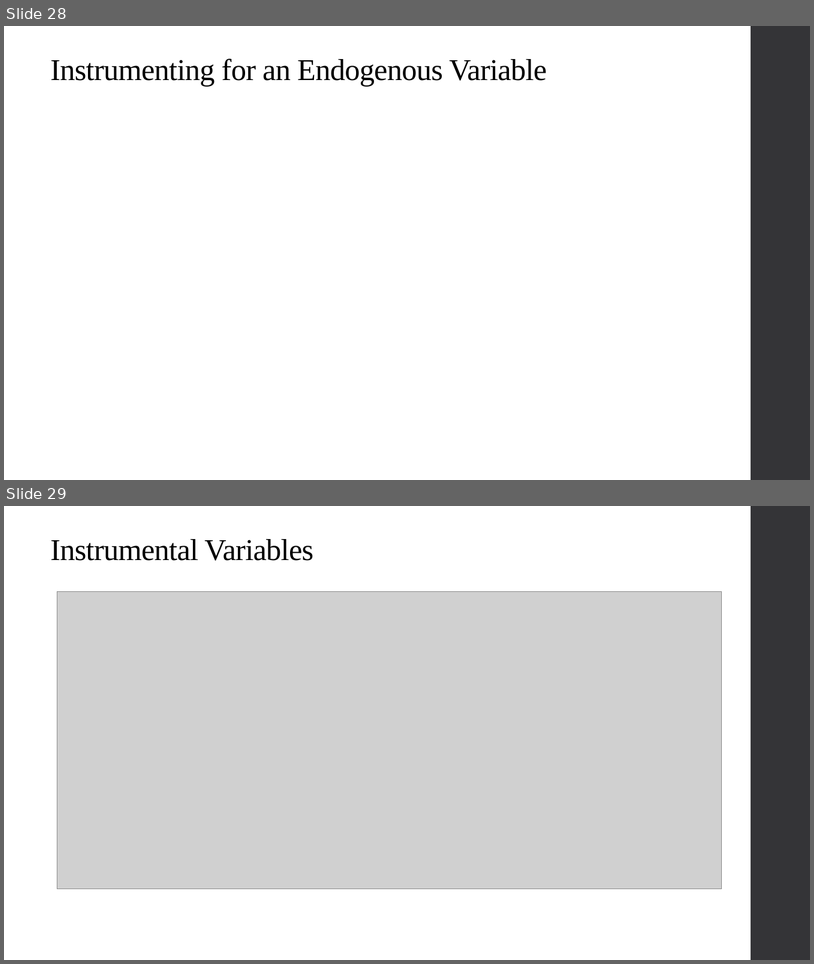
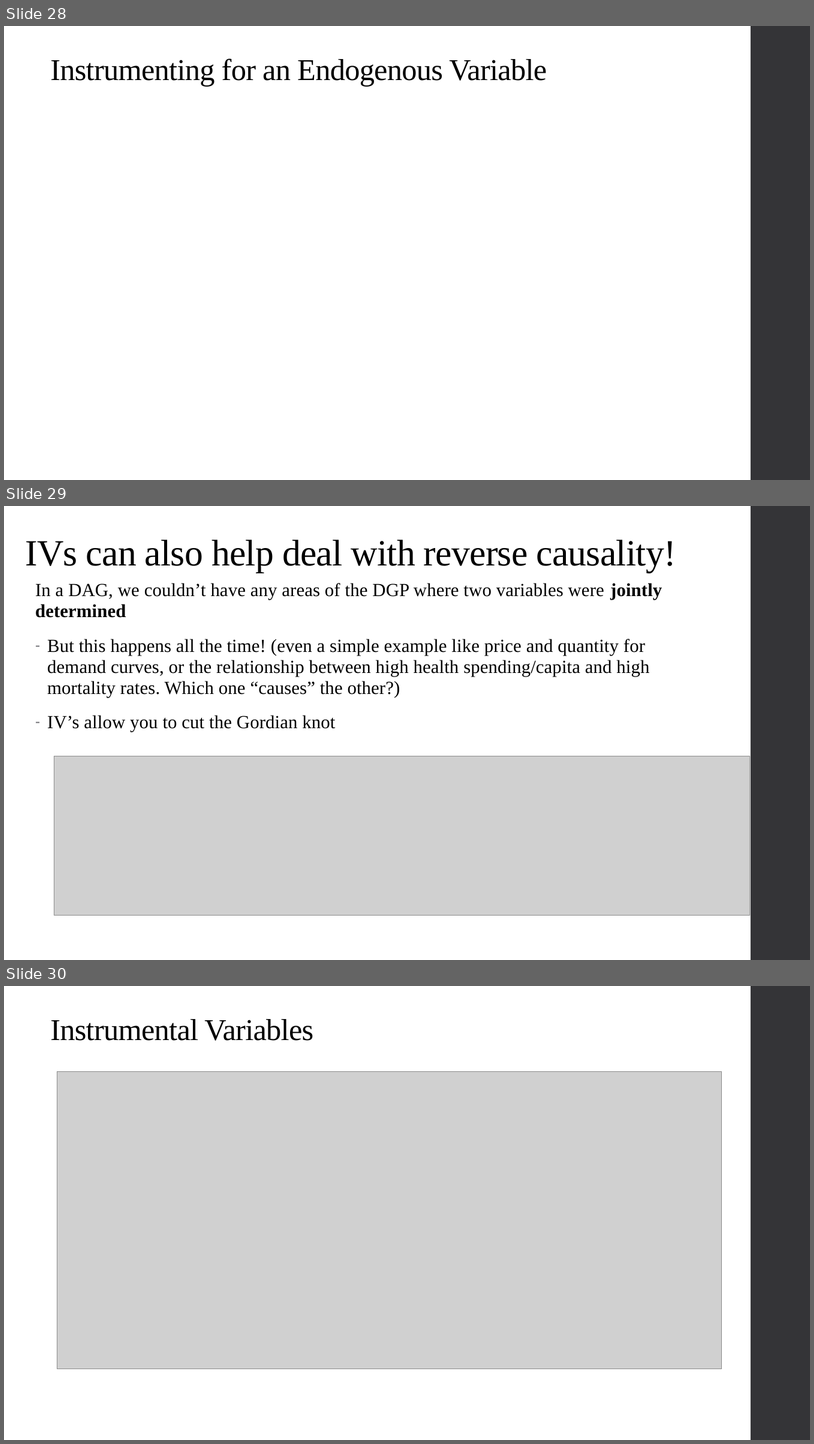
Before and after one commit to alex-hoagland/HAD5744, a slide deck: Lecture07_IV1/Lecture07_IVEstimation1.pptx. Shown one above the other, each under a label of ours: slides 28 and 29 before the commit, slides 28, 29 and 30 after it. The pictures are 814x964 and 814x1444 pixels, drawn with LibreOffice and Linux fonts; fonts in the diff are those of the drawing; grey boxes stand for pictures. Boxes give left, top, right and bottom in pixels: in the first picture for what was removed or moved away, otherwise in the second. Text is boxed around its words. In the diff, an @@ line names an element or a change of style, - is before the commit and + after.

```diff
--- a/Lecture07_IV1/Lecture07_IVEstimation1.pptx
+++ b/Lecture07_IV1/Lecture07_IVEstimation1.pptx
@@ slide 29 added at [4,506,810,960], background #FFFFFF; not listed: 1 template element that a slide beside it also shows @@
@@ title added at [25,540,677,572], 44 pt, text #000000 @@
+IVs can also help deal with reverse causality!
@@ text added at [35,583,662,732], 22 pt, text #000000 @@
+In a DAG, we couldn’t have any areas of the DGP where two variables were jointly determined
+– But this happens all the time! (even a simple example like price and quantity for demand curves, or the relationship between high health spending/capita and high mortality rates. Which one “causes” the other?)
+– IV’s allow you to cut the Gordian knot
@@ picture added at [54,756,750,915] @@
@@ what was slide 29 is now slide 30 @@
```
Also in this commit, not shown: 12 other slides added, 5 other files.
